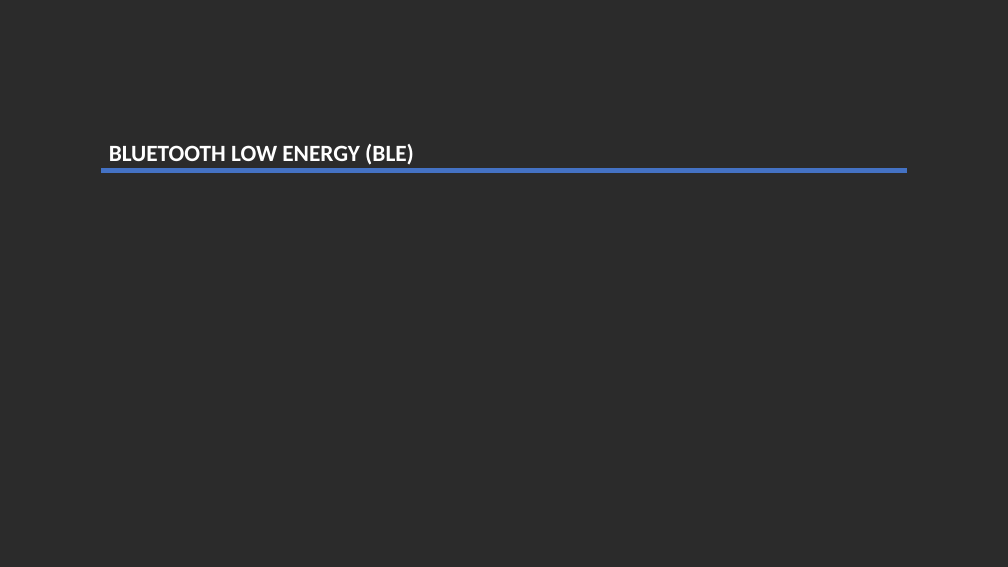
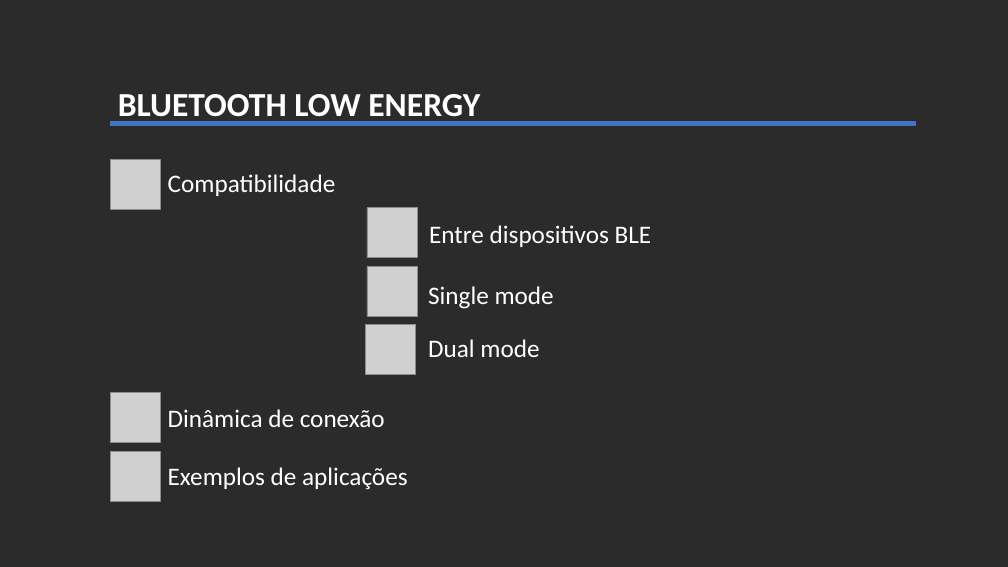
Before and after one commit to VandersonSenai/MODULO03, a slide deck: slide 18 of IoT/Apresentação Protocolos IoT BT.pptx (slide 11 before the commit). Drawn at 1008x567 pixels with LibreOffice and Linux fonts; fonts in the diff are those of the drawing; grey boxes stand for pictures; background and template pictures are left out; a plain dark background stands for a picture behind light text. Boxes give left, top, right and bottom in pixels: in the first picture for what was removed or moved away, otherwise in the second. Text is boxed around its words. In the diff, an @@ line names an element or a change of style, - is before the commit and + after.

```diff
--- a/IoT/Apresentação Protocolos IoT BT.pptx
+++ b/IoT/Apresentação Protocolos IoT BT.pptx
@@ subtitle at box(118, 94, 480, 124): text changed; size 22.2 to 32 pt @@
-BLUETOOTH LOW ENERGY (BLE)
+BLUETOOTH LOW ENERGY
@@ line moved from (101, 171) - (907, 171) to (110, 123) - (916, 123) @@
@@ group added at box(110, 160, 652, 501): 6 texts, 6 pictures @@
+Entre dispositivos BLE
+Dual mode
+Single mode
+Compatibilidade
+Dinâmica de conexão
+Exemplos de aplicações
```
Also in this commit, not shown: 4 other slides changed, 12 slides added, 4 slides removed, 6 other files.
